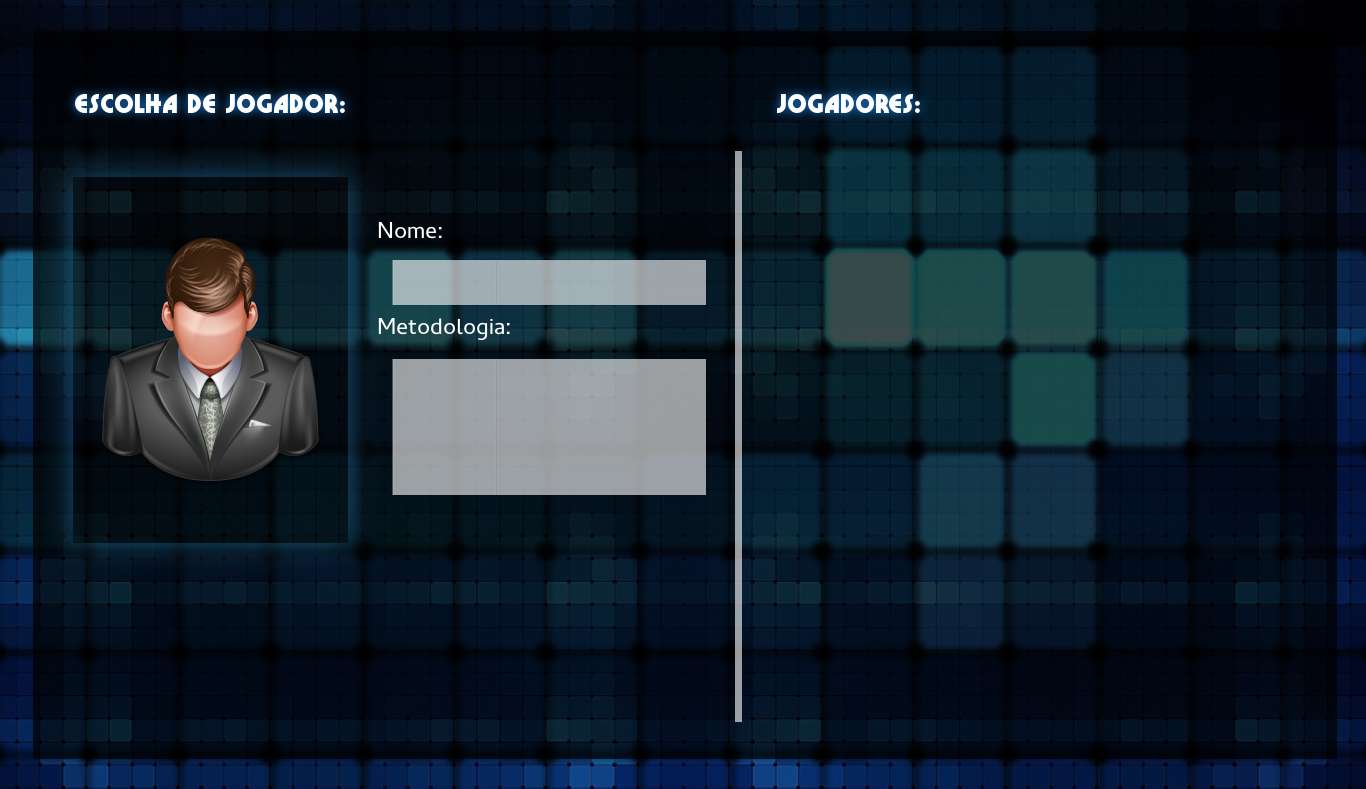
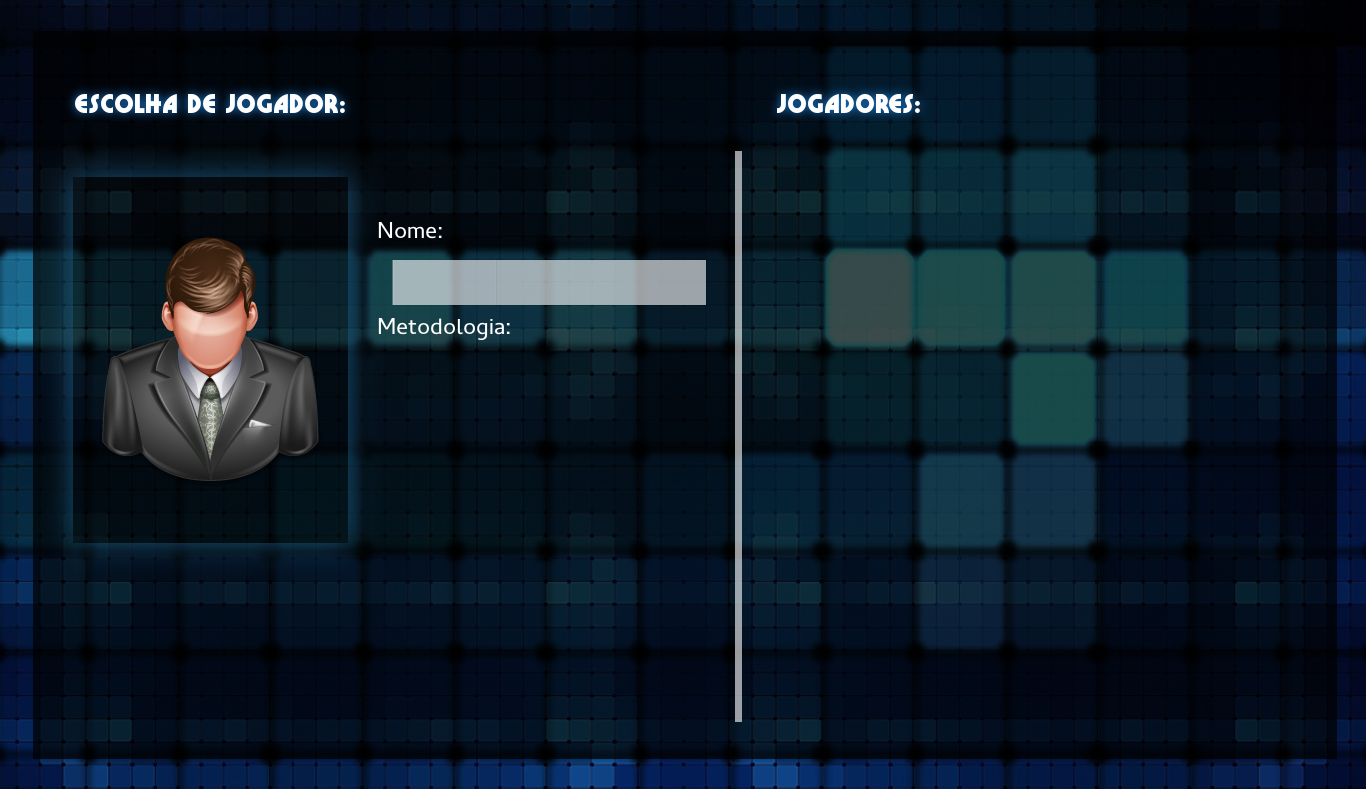
Layered file, before and after one edit (1366x789). Changes by layer:
removed layer "Transformation" over [392,359,497,495]
painted on "Layer #2" over [392,359,706,495]
